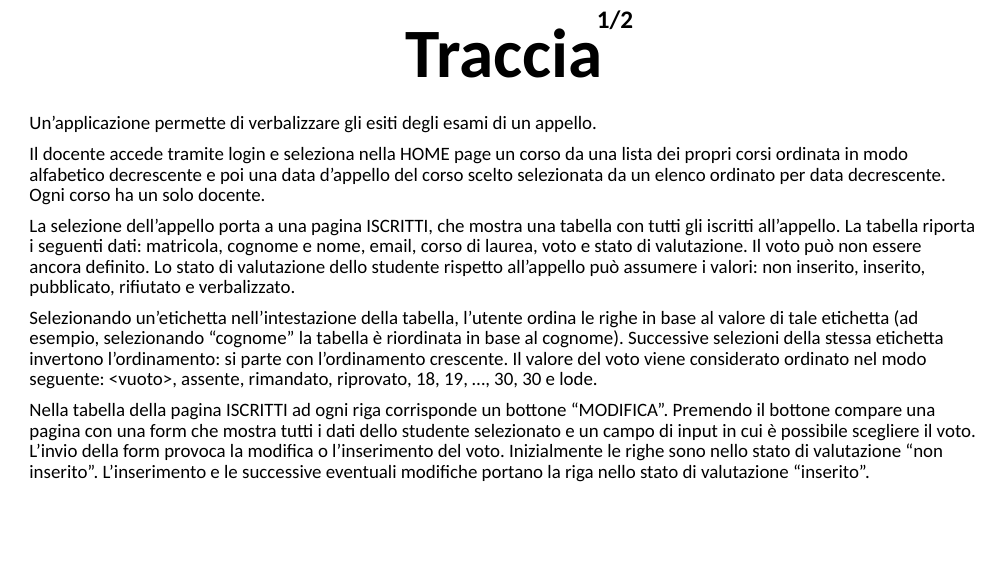
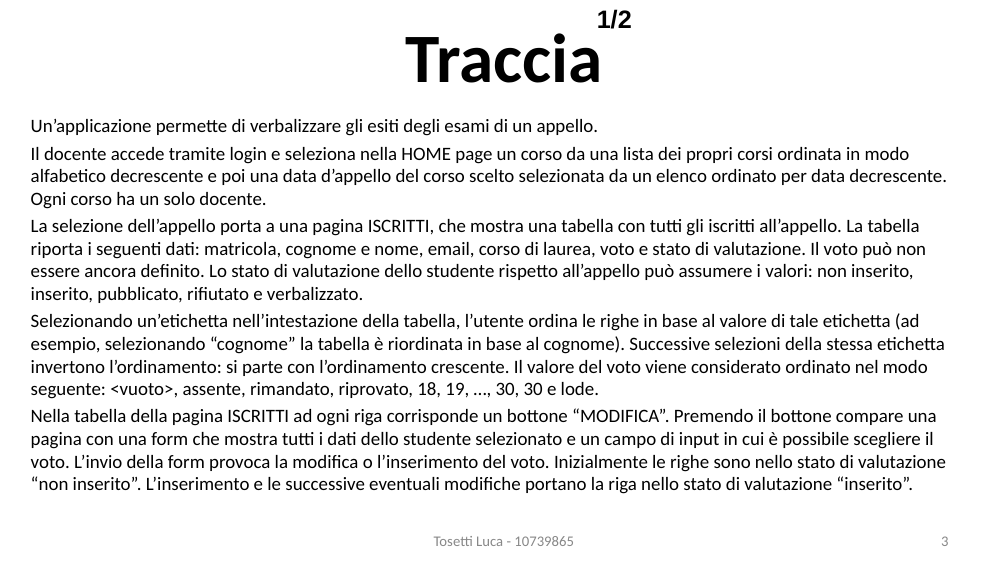
Before and after one commit to LucaTosetti01/ProgettoTIW, a slide deck: slide 3 of PresentazioneProgetto.pptx (slide 2 before the commit). Drawn at 1008x567 pixels with LibreOffice and Linux fonts; fonts in the diff are those of the drawing. Boxes give left, top, right and bottom in pixels: in the first picture for what was removed or moved away, otherwise in the second. Text is boxed around its words. In the diff, an @@ line names an element or a change of style, - is before the commit and + after.

Commit message:
Continuo documentazione
Completata la documentazione al 70%, elementi mancanti: Slide stati (?), Sequence Diagram della versione JS, ricontrollo finale

```diff
--- a/PresentazioneProgetto.pptx
+++ b/PresentazioneProgetto.pptx
@@ title "Traccia" at <box>405,25,602,83</box>: line spacing 0.9 to 1 @@
@@ text "1/2" at <box>597,9,632,29</box>: font Calibri to Arial @@
@@ text "Un’applicazione permette di verbalizzare gli ..." at <box>31,119,947,494</box>: line spacing 0.9 to 1; less space between paragraphs @@
@@ text added at <box>434,536,574,546</box>, 14 pt, text #888888 @@
+Tosetti Luca - 10739865
@@ page number added at <box>941,536,948,546</box>, 14 pt, text #888888 @@
+3
```
Also in this commit, not shown: 29 other slides changed, 19 slides added, 21 other files.
